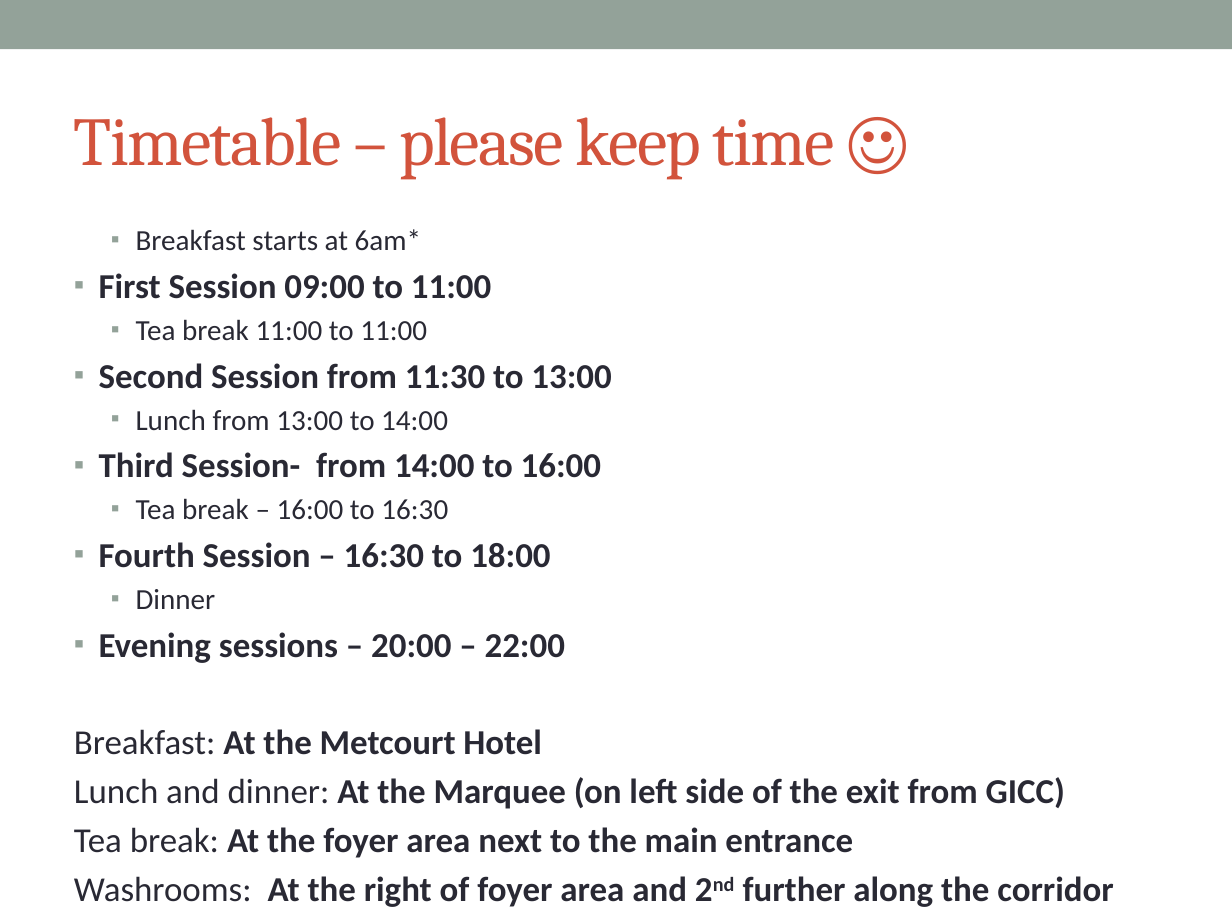
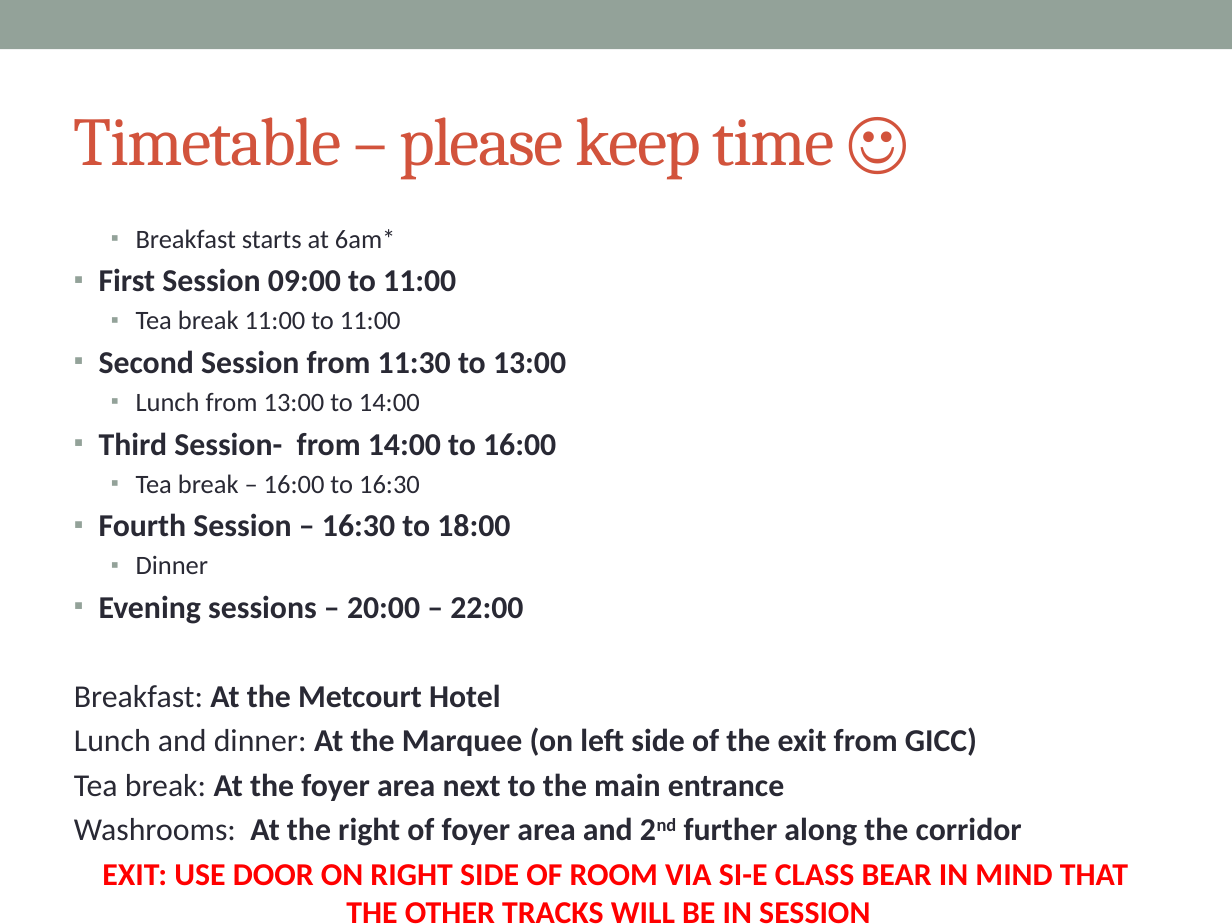
Before and after one commit to afnog/sse, a slide deck: slide 6 of intro/IntroPresentation.pptx. Drawn at 1232x924 pixels with LibreOffice and Linux fonts; fonts in the diff are those of the drawing. Boxes give left, top, right and bottom in pixels: in the first picture for what was removed or moved away, otherwise in the second. Text is boxed around its words. In the diff, an @@ line names an element or a change of style, - is before the commit and + after.

Commit message:
/ ‘intro/IntroPresentation.pptx’

```diff
--- a/intro/IntroPresentation.pptx
+++ b/intro/IntroPresentation.pptx
@@ text at [74,229,1022,846]: size 17 to 15.5 pt in "Breakfast starts at 6am*", "Tea break 11:00 to 11:00", "Lunch from 13:00 to 14:00", "Tea break – 16:00 to 16:30" and 1 more places; size 20.4 to 18.6 pt in "First Session 09:00 to 11:00", "Second Session from 11:30 to 13:00", "Third Session- from 14:00 to 16:00", "Fourth Session – 16:30 to 18:00" and 5 more places @@
@@ text at [102,864,1128,886]: paragraph added @@
+EXIT: USE DOOR ON RIGHT SIDE OF ROOM VIA SI-E CLASS BEAR IN MIND THAT THE OTHER TRACKS WILL BE IN SESSION
```
